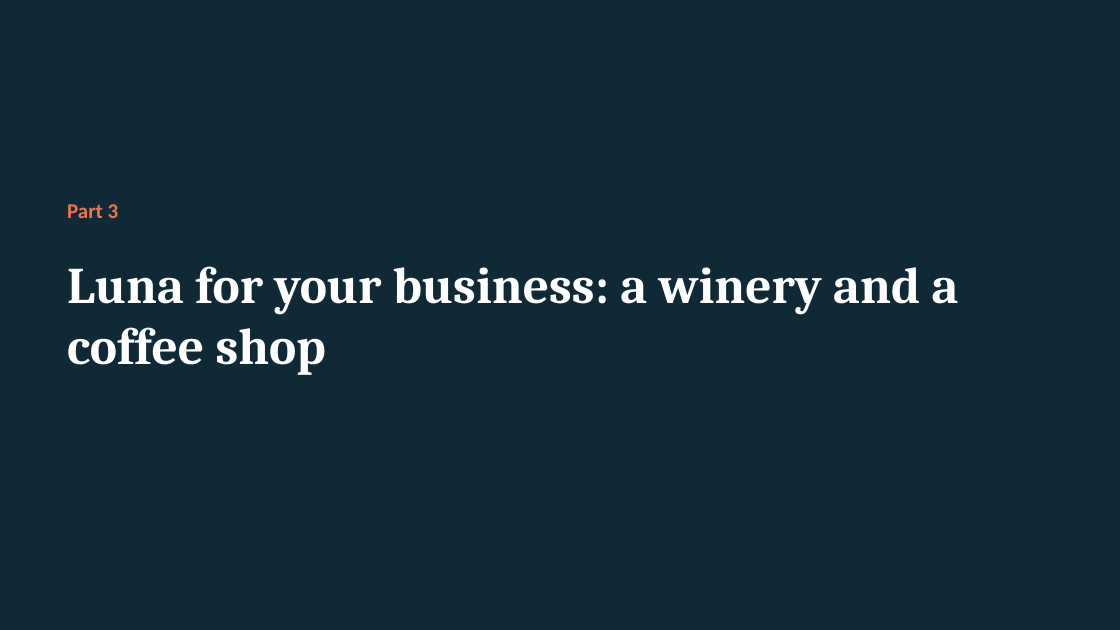
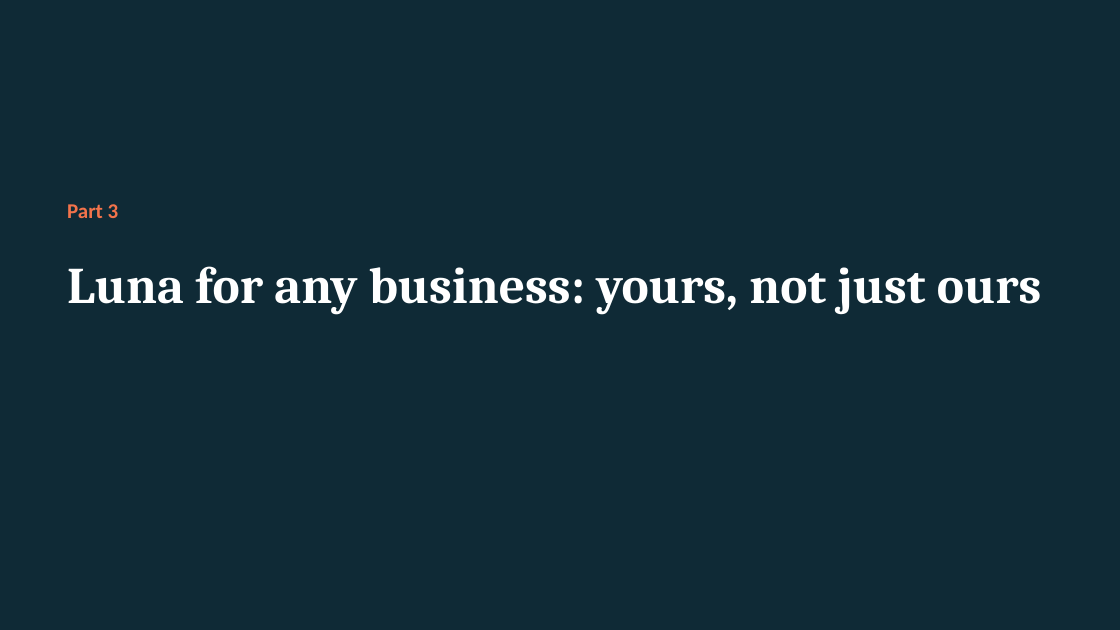
Before and after one commit to aws-ug-ensenada/claude-on-aws-ensenada, a slide deck: slide 15 of docs/slides/claude-on-aws-ensenada.pptx (slide 14 before the commit). Drawn at 1120x630 pixels with LibreOffice and Linux fonts; fonts in the diff are those of the drawing. Boxes give left, top, right and bottom in pixels: in the first picture for what was removed or moved away, otherwise in the second. Text is boxed around its words. In the diff, an @@ line names an element or a change of style, - is before the commit and + after.

```diff
--- a/docs/slides/claude-on-aws-ensenada.pptx
+++ b/docs/slides/claude-on-aws-ensenada.pptx
@@ title at (67,266,1042,314): text changed @@
-Luna for your business: a winery and a coffee shop
+Luna for any business: yours, not just ours
```
Also in this commit, not shown: 4 other slides changed, 3 slides added, 5 other files.
